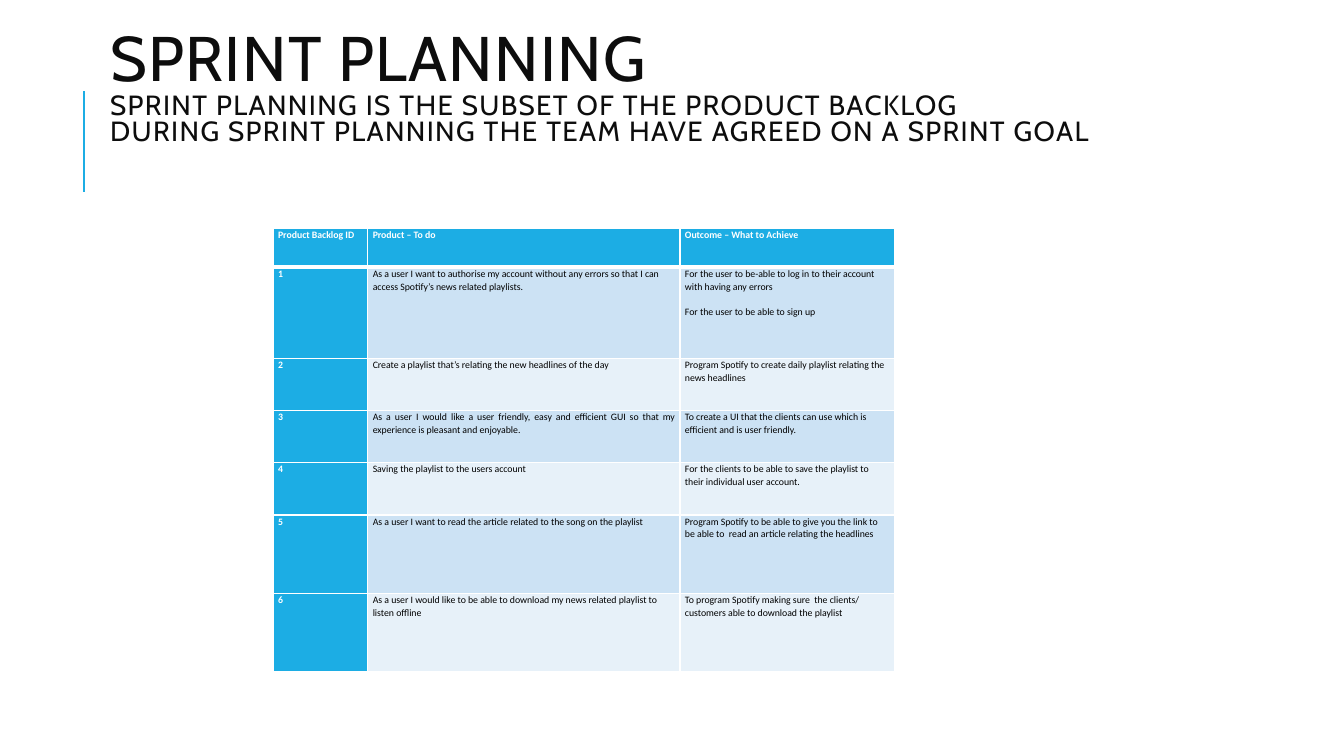
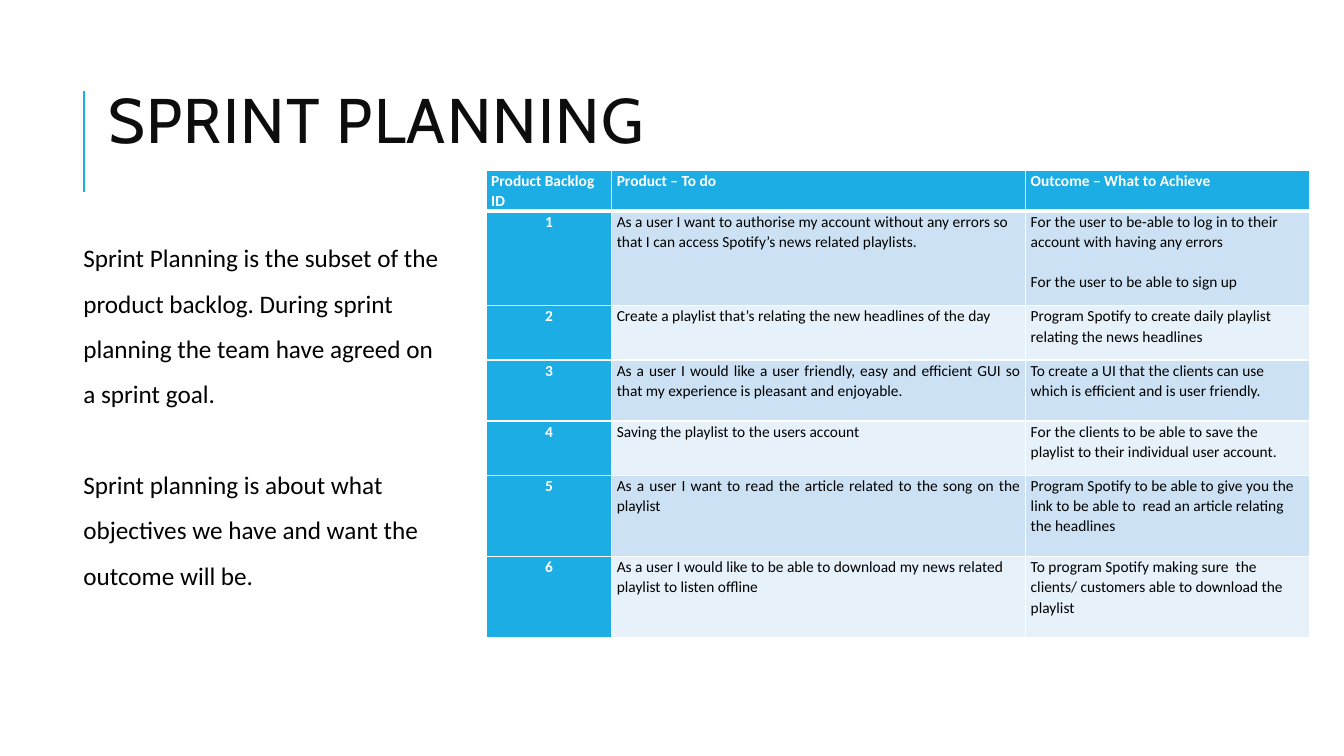
Before and after one commit to LukeTechnoUserOfficial/Software-Engineering-Project, a slide deck: slide 7 of Software Presentation.pptx (slide 5 before the commit). Drawn at 1344x756 pixels with LibreOffice and Linux fonts; fonts in the diff are those of the drawing. Boxes give left, top, right and bottom in pixels: in the first picture for what was removed or moved away, otherwise in the second. Text is boxed around its words. In the diff, an @@ line names an element or a change of style, - is before the commit and + after.

Commit message:
NEW PP

```diff
--- a/Software Presentation.pptx
+++ b/Software Presentation.pptx
@@ title at (108,98,644,144): text changed; size 19.8 to 45 pt @@
-SPRINT PLANNING
-SPRINT PLANNING IS THE SUBSET OF THE PRODUCT BACKLOG
-DURING SPRINT PLANNING THE TEAM HAVE AGREED ON A SPRINT GOAL
+SPRINT PLANNING
@@ table at (486,170,1311,638) @@
@@ size 7 to 11 pt @@
@@ alignment left to centre @@
@@ table: place and size @@
-table at (273,228,895,671)
+table at (486,170,1311,638)
@@ text added at (83,249,438,585), 18 pt, text #000000 @@
+Sprint Planning is the subset of the product backlog. During sprint planning the team have agreed on a sprint goal.
+Sprint planning is about what objectives we have and want the outcome will be.
```
Also in this commit, not shown: 10 other slides changed, 2 slides added, 1 slide removed.
